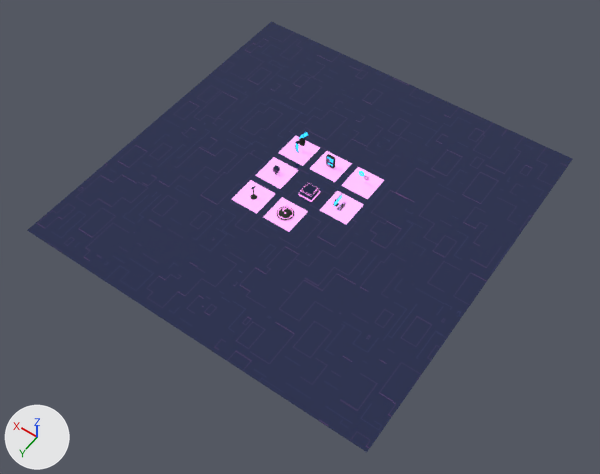
The glTF model now.glb as it was, and as the next commit left it.
One viewpoint serves both versions: a camera (50 mm lens) standing at (-47.5, 69.0, 96.4) and looking at (-4.2, 8.4, 1.2). Lighting does not change. The marker at lower left points along +X, +Y and +Z. Where no turn or scale is listed for an object, it has been applied to the vertices.

Objects in the first picture: 'Cabuot_me', 'Cexperience', 'Cresume', 'Cskills', 'Ctestimonials', 'Motherboard', 'bmo', 'library', 'mic', 'pc', 'platform', 'sat'.
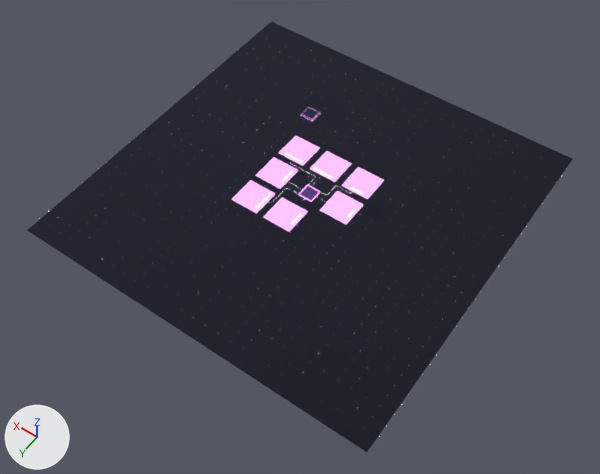
Location of each change, [x1, y1, x2, y2] in pixels of the pictures (600 x 474 px):
'Motherboard', surface changed: [27, 22, 573, 452] in both
'platform', rescaled (not visible afterwards): before [277, 206, 294, 220]
'sat', moved, rescaled (not visible afterwards): before [295, 132, 308, 153]
'library', rescaled (not visible afterwards): before [326, 154, 335, 168]
'Circle', added: after [48, 57, 527, 437]
'pc', rescaled (not visible afterwards): before [333, 194, 345, 211]
'bmo', rescaled (not visible afterwards): before [273, 165, 280, 175]
'mic', rescaled (not visible afterwards): before [250, 186, 257, 200]

What changed in the scene script:
```text
Change mat_board:
    where n0 = _N.new('ShaderNodeBsdfPrincipled'); n0.name = 'Principled BSDF'
    add n0.inputs[18].default_value = 0.936  # 'Transmission Weight'
Add mat_actual_white:
    mat_actual_white = principled_material('actual_white')
    mat_actual_white.base_color = (0.8, 0.8, 0.8)  # white #e7e7e7
    mat_actual_white.emission_strength = 1.5
Add me_circle:
    me_circle.from_pydata(...)  # 29696 vertices, 27840 faces; spans x -29.9..29.9, y -27.6..27.6, z 0.0
    me_circle.materials.append(mat_actual_white)  # white #e7e7e7
Change ob_pc:
    ob_pc.scale: (1.0, 1.0, 1.0) -> (0.0, 0.0, 0.0)
Change ob_bmo:
    ob_bmo.scale: (1.0, 1.0, 1.0) -> (0.0, 0.0, 0.0)
Change ob_sat:
    ob_sat.location: (-1.567, -15.53, -2.647) -> (0.0, 0.0, 0.0000257)
    ob_sat.scale: (1.0, 1.0, 1.0) -> (0.0, 0.0, 0.0)
Change ob_library:
    ob_library.scale: (1.0, 1.0, 1.0) -> (0.0, 0.0, 0.0)
Change ob_mic:
    ob_mic.scale: (1.0, 1.0, 1.0) -> (0.0, 0.0, 0.0)
Change ob_platform:
    ob_platform.scale: (1.0, 1.0, 1.0) -> (0.0, 0.0, 0.0)
Add ob_circle:
    ob_circle = bpy.data.objects.new('Circle', me_circle)
    ob_circle.location = (0.0, 0.0, 0.1)
```
